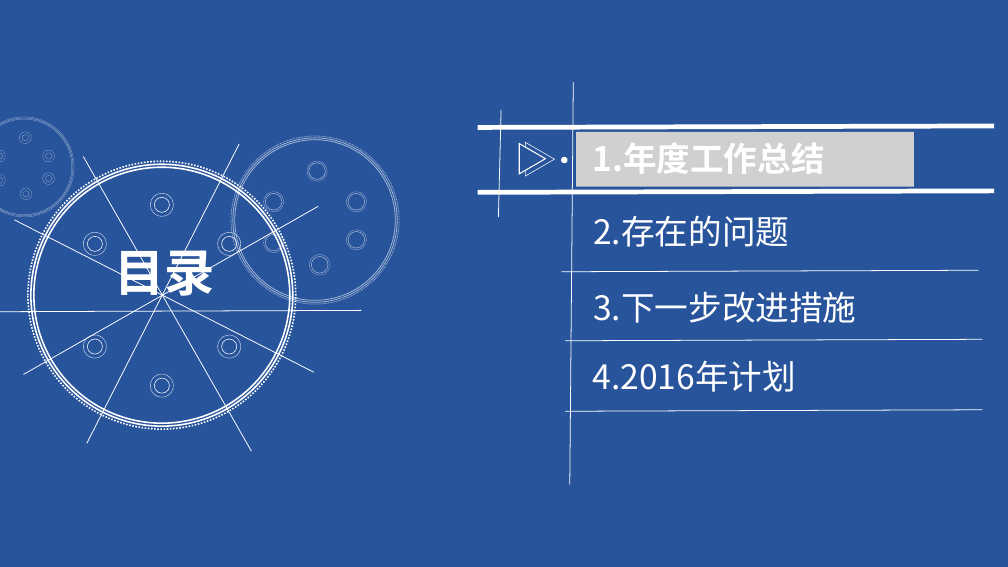
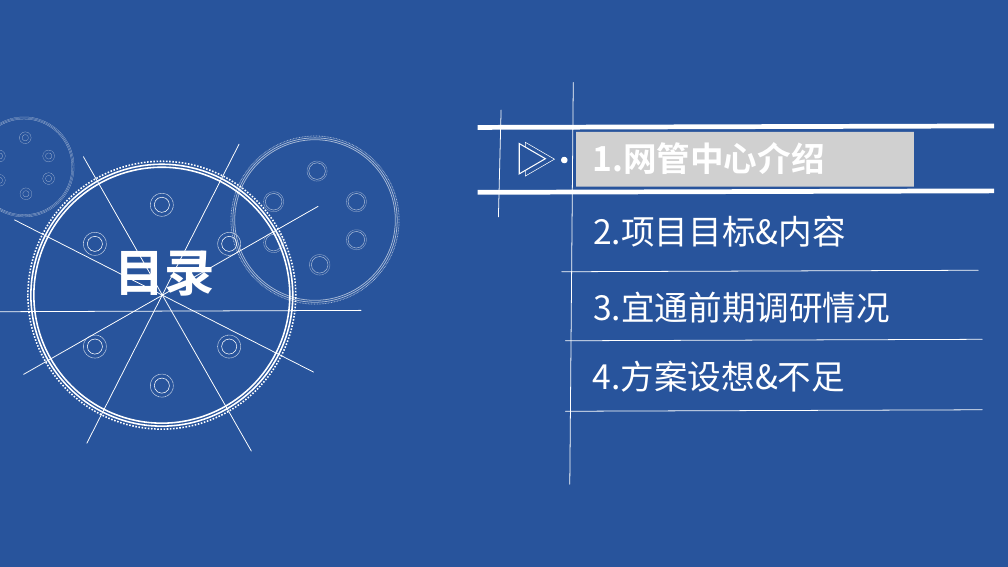
Before and after one commit to WeakX/Ref, a slide deck: slide 2 of 珠海总结.pptx. Drawn at 1008x567 pixels with LibreOffice and Linux fonts; fonts in the diff are those of the drawing; grey boxes stand for pictures. Boxes give left, top, right and bottom in pixels: in the first picture for what was removed or moved away, otherwise in the second. Text is boxed around its words. In the diff, an @@ line names an element or a change of style, - is before the commit and + after.

```diff
--- a/珠海总结.pptx
+++ b/珠海总结.pptx
@@ text at (592,143,824,174): text changed @@
-1.年度工作总结
+1.网管中心介绍
@@ text at (593,215,846,247): text changed @@
-2.存在的问题
+2.项目目标&内容
@@ text at (593,291,890,323): text changed @@
-3.下一步改进措施
+3.宜通前期调研情况
@@ text at (592,360,845,392): text changed @@
-4.2016年计划
+4.方案设想&不足
```
Also in this commit, not shown: 3 other slides changed, 14 slides added, 21 slides removed.
